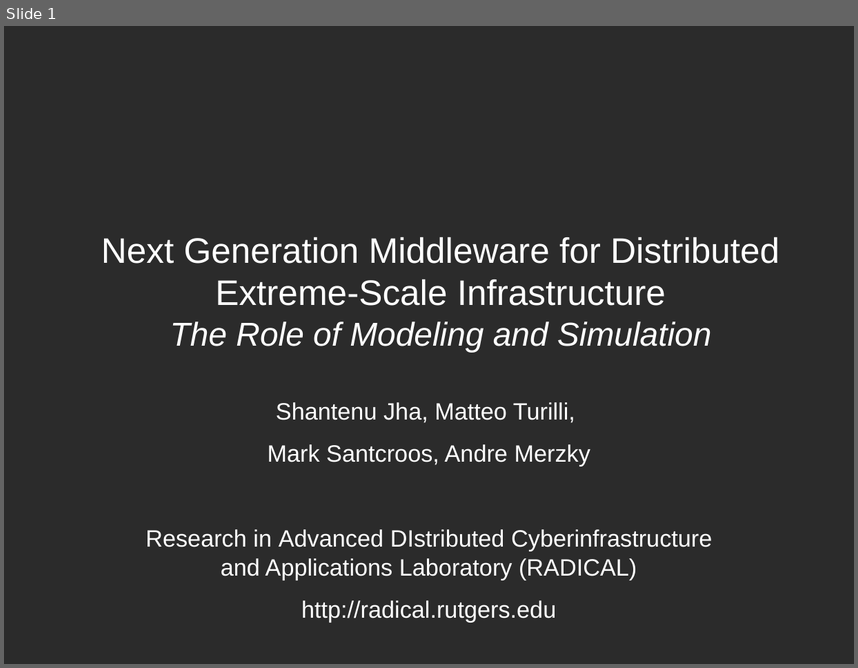
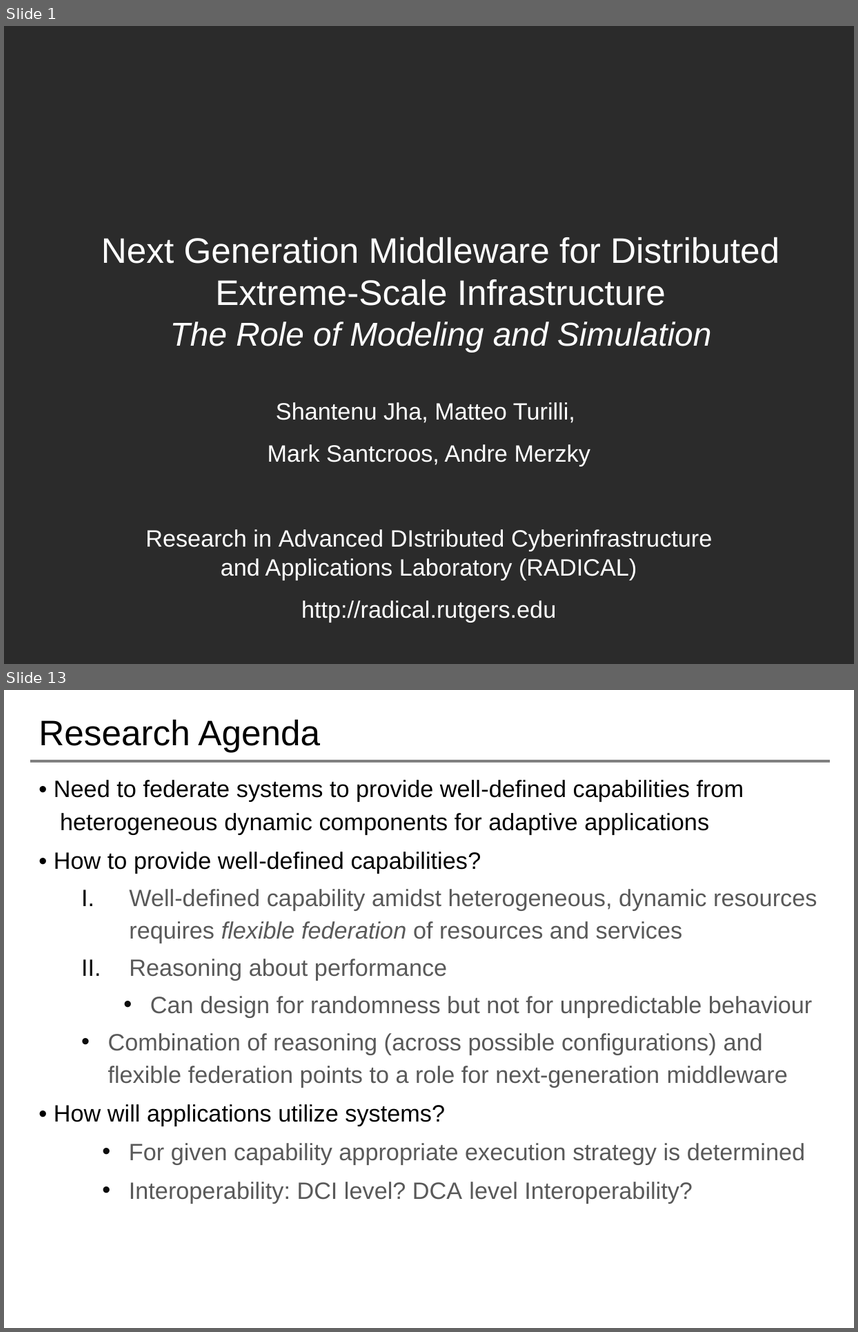
Before and after one commit to saga-project/NGMW, a slide deck: presentations/radical-modsim.pptx. Shown one above the other, each under a label of ours: slide 1 before the commit, slides 1 and 13 after it; the slides between them are not shown. The pictures are 858x668 and 858x1332 pixels, drawn with LibreOffice and Linux fonts; fonts in the diff are those of the drawing; background and template pictures are left out; a plain dark background stands for a picture behind light text. Boxes give left, top, right and bottom in pixels: in the first picture for what was removed or moved away, otherwise in the second. Text is boxed around its words. In the diff, an @@ line names an element or a change of style, - is before the commit and + after.

```diff
--- a/presentations/radical-modsim.pptx
+++ b/presentations/radical-modsim.pptx
@@ slide 13 added at (4, 690, 854, 1328), background #FFFFFF @@
@@ title added at (38, 719, 320, 752), 30 pt, text #000000 @@
+Research Agenda
@@ line added from (30, 761) to (829, 761), #808080 2 pt @@
@@ text added at (54, 780, 817, 1203), 20 pt, text #595959 @@
+• Need to federate systems to provide well-defined capabilities from heterogeneous dynamic components for adaptive applications
+• How to provide well-defined capabilities?
+I. Well-defined capability amidst heterogeneous, dynamic resources requires flexible federation of resources and services
+II. Reasoning about performance
+  • Can design for randomness but not for unpredictable behaviour
+• Combination of reasoning (across possible configurations) and flexible federation points to a role for next-generation middleware
+• How will applications utilize systems?
+  • For given capability appropriate execution strategy is determined
+  • Interoperability: DCI level? DCA level Interoperability?
```
Also in this commit, not shown: 2 slides changed, 9 other slides added.
